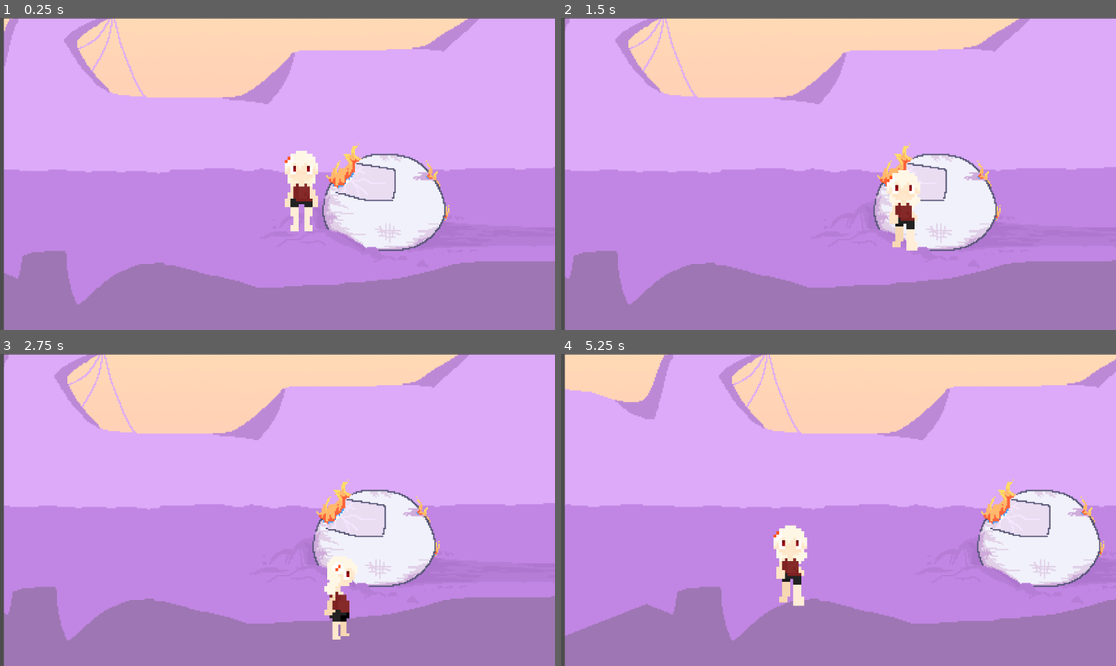
Above: before the commit, frames 1-4 (two rows, left to right).
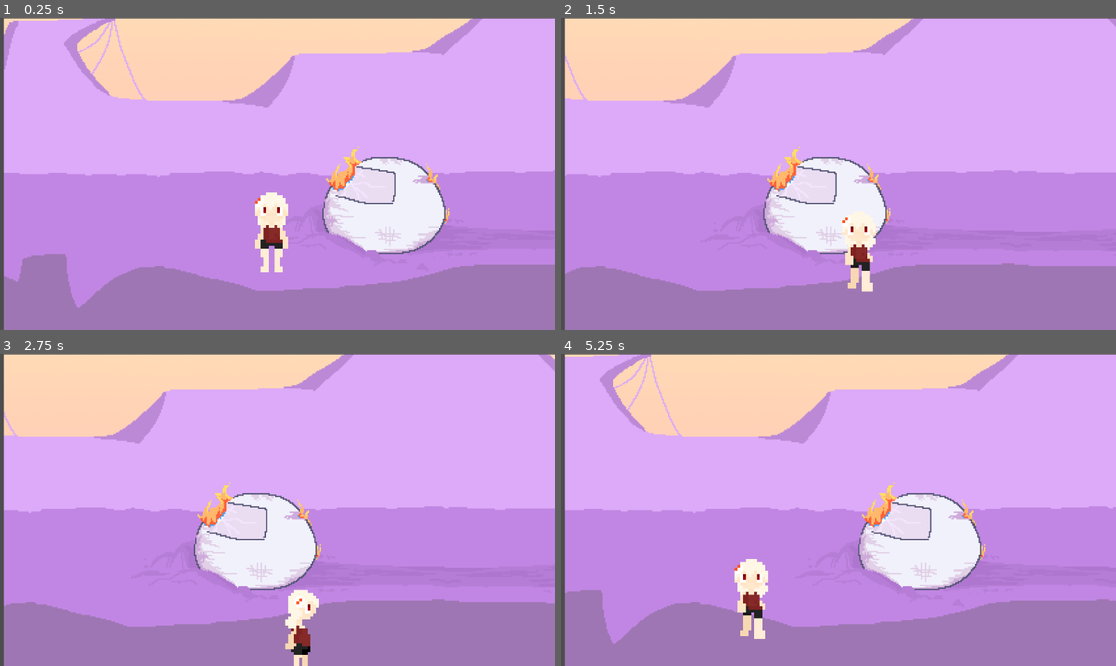
Above: after the commit, the same moments.

Repository: RosharSkimbly/Beachball
Game: Godot game, scene res://main.tscn
Two runs of this game, one before a commit and one after it. Both use one fixed random seed, a clock stepped at 60 frames per second and the inputs below.
Inputs:
- Up to frame 1 (0.25 s): no input
- Up to frame 2 (1.5 s): tap Enter at 0.5 s; hold D (right) 0.53-1.28 s; hold Shift (run) 0.53-1.28 s; hold Down (down) from 1.28 s (still down); tap F at 1.35 s
- Up to frame 3 (2.75 s): release Down (down) at 2.03 s; hold D (right) from 2.03 s (still down); hold Shift (run) from 2.03 s (still down)
- Up to frame 4 (5.25 s): release D (right) at 2.78 s; release Shift (run) at 2.78 s; hold Up (up) 2.78-3.53 s; tap F at 2.85, 4.35 s; hold Shift (run) 3.53-4.28 s; hold A (left) 3.53-5.03 s; hold Down (down) from 5.03 s (still down); hold Shift (run) from 5.03 s (still down)

The runs differ from the first frame. In frame 1, 7.4% of the frame differs, in the area x 0-100%, y 0-93%; in frame 2, 25%; in frame 3, 27%; in frame 4, 31%.

Commit message:
added gdformatter, fixed issues with the camera and colission with environment objects in the first area.

Diff:
--- a/Beachball and Cassidy/Cassidy_Move.gd
+++ b/Beachball and Cassidy/Cassidy_Move.gd
@@ -1,7 +1,8 @@
 extends CharacterBody2D
 
 @export var speed = 200
-var animation_direction = 'Down'
+var animation_direction = "Down"
+
 
 func get_direction(animation_direction):
 	var direction = Input.get_vector("left", "right", "up", "down")
@@ -15,7 +16,6 @@
 	elif direction == Vector2(0, 1):
 		animation_direction = "Down"
 
-
 	var direction_array = [direction, animation_direction]
 	return direction_array
 
@@ -23,7 +23,7 @@
 func walk_cycle(direction):
 	if get_direction(animation_direction)[0] == Vector2(1, 0):
 		$AnimatedSprite2D.play("Walk Right")
-	elif get_direction(animation_direction)[0] == Vector2(-1,0):
+	elif get_direction(animation_direction)[0] == Vector2(-1, 0):
 		$AnimatedSprite2D.play("Walk Left")
 	elif get_direction(animation_direction)[0] == Vector2(0, -1):
 		$AnimatedSprite2D.play("Walk Up")
--- a/Beachball and Cassidy/beachHall.tscn
+++ b/Beachball and Cassidy/beachHall.tscn
@@ -1,6 +1,11 @@
-[gd_scene load_steps=2 format=3 uid="uid://boo1hd1m170ab"]
+[gd_scene load_steps=4 format=3 uid="uid://boo1hd1m170ab"]
 
 [ext_resource type="PackedScene" uid="uid://dvxf5ool18wvp" path="res://cassidy.tscn" id="1_eaelp"]
+
+[sub_resource type="PhysicsMaterial" id="PhysicsMaterial_oetjj"]
+
+[sub_resource type="RectangleShape2D" id="RectangleShape2D_h1vg4"]
+size = Vector2(298, 11.7506)
 
 [node name="Node2D" type="Node2D"]
 
@@ -10,7 +15,36 @@
 color = Color(1, 0.258824, 0, 1)
 
 [node name="Cassidy" parent="." instance=ExtResource("1_eaelp")]
-position = Vector2(2400, 296)
+position = Vector2(2336, 296)
 
 [node name="Camera2D" type="Camera2D" parent="."]
 position = Vector2(1853, 324)
+
+[node name="CameraBody" type="RigidBody2D" parent="."]
+position = Vector2(1848, 328)
+collision_layer = 2
+collision_mask = 3
+physics_material_override = SubResource("PhysicsMaterial_oetjj")
+gravity_scale = 0.0
+lock_rotation = true
+linear_damp = 100.0
+
+[node name="TopCameraBorder" type="CollisionShape2D" parent="CameraBody"]
+position = Vector2(431, -176)
+shape = SubResource("RectangleShape2D_h1vg4")
+
+[node name="RightCameraBorder" type="CollisionShape2D" parent="CameraBody"]
+position = Vector2(581, -33)
+rotation = 1.5708
+shape = SubResource("RectangleShape2D_h1vg4")
+
+[node name="LeftCameraBorder" type="CollisionShape2D" parent="CameraBody"]
+position = Vector2(280, -35)
+rotation = 1.5708
+shape = SubResource("RectangleShape2D_h1vg4")
+
+[node name="BottomCameraBorder" type="CollisionShape2D" parent="CameraBody"]
+position = Vector2(425, 107)
+shape = SubResource("RectangleShape2D_h1vg4")
+
+[node name="Camera2D" type="Camera2D" parent="CameraBody"]
--- a/Beachball and Cassidy/cassidy.tscn
+++ b/Beachball and Cassidy/cassidy.tscn
@@ -170,7 +170,8 @@
 
 [node name="CharacterBody2D" type="CharacterBody2D" parent="."]
 position = Vector2(4, 77)
-collision_layer = 3
+collision_layer = 7
+collision_mask = 9
 script = ExtResource("1_x03h8")
 speed = 250
 
--- a/Beachball and Cassidy/world.tscn
+++ b/Beachball and Cassidy/world.tscn
@@ -7,7 +7,7 @@
 [sub_resource type="PhysicsMaterial" id="PhysicsMaterial_x35te"]
 
 [sub_resource type="RectangleShape2D" id="RectangleShape2D_15i8g"]
-size = Vector2(298, 11.7506)
+size = Vector2(330, 12.8759)
 
 [sub_resource type="RectangleShape2D" id="RectangleShape2D_int71"]
 size = Vector2(776, 313)
@@ -19,7 +19,10 @@
 size = Vector2(2801.25, 24)
 
 [sub_resource type="RectangleShape2D" id="RectangleShape2D_80hl4"]
-size = Vector2(440, 322.625)
+size = Vector2(274, 322.625)
+
+[sub_resource type="CircleShape2D" id="CircleShape2D_l7u7l"]
+radius = 97.0464
 
 [node name="World" type="Node2D"]
 script = ExtResource("1_yhrsy")
@@ -31,34 +34,26 @@
 flip_h = true
 
 [node name="Cassidy" parent="." instance=ExtResource("1_cnlpn")]
-position = Vector2(1426, 654)
+position = Vector2(1364, 733)
 
 [node name="CameraBody" type="RigidBody2D" parent="."]
 visible = false
 position = Vector2(1382, 621)
-collision_layer = 2
-collision_mask = 3
+collision_layer = 6
+collision_mask = 7
 physics_material_override = SubResource("PhysicsMaterial_x35te")
 gravity_scale = 0.0
 lock_rotation = true
 linear_damp = 100.0
 
-[node name="TopCameraBorder" type="CollisionShape2D" parent="CameraBody"]
-position = Vector2(6, 28)
-shape = SubResource("RectangleShape2D_15i8g")
-
 [node name="RightCameraBorder" type="CollisionShape2D" parent="CameraBody"]
-position = Vector2(156, 171)
+position = Vector2(75, 165)
 rotation = 1.5708
 shape = SubResource("RectangleShape2D_15i8g")
 
 [node name="LeftCameraBorder" type="CollisionShape2D" parent="CameraBody"]
-position = Vector2(-145, 169)
+position = Vector2(-226.563, 161)
 rotation = 1.5708
-shape = SubResource("RectangleShape2D_15i8g")
-
-[node name="BottomCameraBorder" type="CollisionShape2D" parent="CameraBody"]
-position = Vector2(0, 311)
 shape = SubResource("RectangleShape2D_15i8g")
 
 [node name="Camera2D" type="Camera2D" parent="CameraBody"]
@@ -66,7 +61,8 @@
 [node name="SceneChange" type="Area2D" parent="."]
 visible = false
 position = Vector2(180, 100)
-collision_layer = 3
+collision_layer = 0
+collision_mask = 4
 
 [node name="LeftBorder" type="CollisionShape2D" parent="SceneChange"]
 position = Vector2(-650, 683.5)
@@ -74,6 +70,8 @@
 
 [node name="WorldBorder" type="StaticBody2D" parent="."]
 visible = false
+collision_layer = 3
+collision_mask = 7
 
 [node name="TopBorder" type="CollisionShape2D" parent="WorldBorder"]
 position = Vector2(619.25, 609.5)
@@ -84,7 +82,25 @@
 shape = SubResource("RectangleShape2D_o3lhc")
 
 [node name="RightBorder" type="CollisionShape2D" parent="WorldBorder"]
-position = Vector2(1784, 784.688)
+position = Vector2(1867, 784.688)
 shape = SubResource("RectangleShape2D_80hl4")
 
+[node name="CapsuleBorder" type="StaticBody2D" parent="."]
+visible = false
+collision_layer = 8
+collision_mask = 0
+
+[node name="RightCapsuleBorder" type="CollisionShape2D" parent="CapsuleBorder"]
+position = Vector2(1622, 682)
+shape = SubResource("CircleShape2D_l7u7l")
+
+[node name="LeftCapsuleBorder" type="CollisionShape2D" parent="CapsuleBorder"]
+position = Vector2(1564, 682)
+shape = SubResource("CircleShape2D_l7u7l")
+
+[node name="Img0121" type="Sprite2D" parent="."]
+position = Vector2(3384.82, 476)
+scale = Vector2(0.684438, 0.684438)
+texture = ExtResource("2_bfewg")
+
 [connection signal="body_entered" from="SceneChange" to="." method="_on_area_2d_body_entered"]
Not shown: 1 places in Beachball and Cassidy/world.tscn that only renumber resources
Not shown, added: .gitignore
